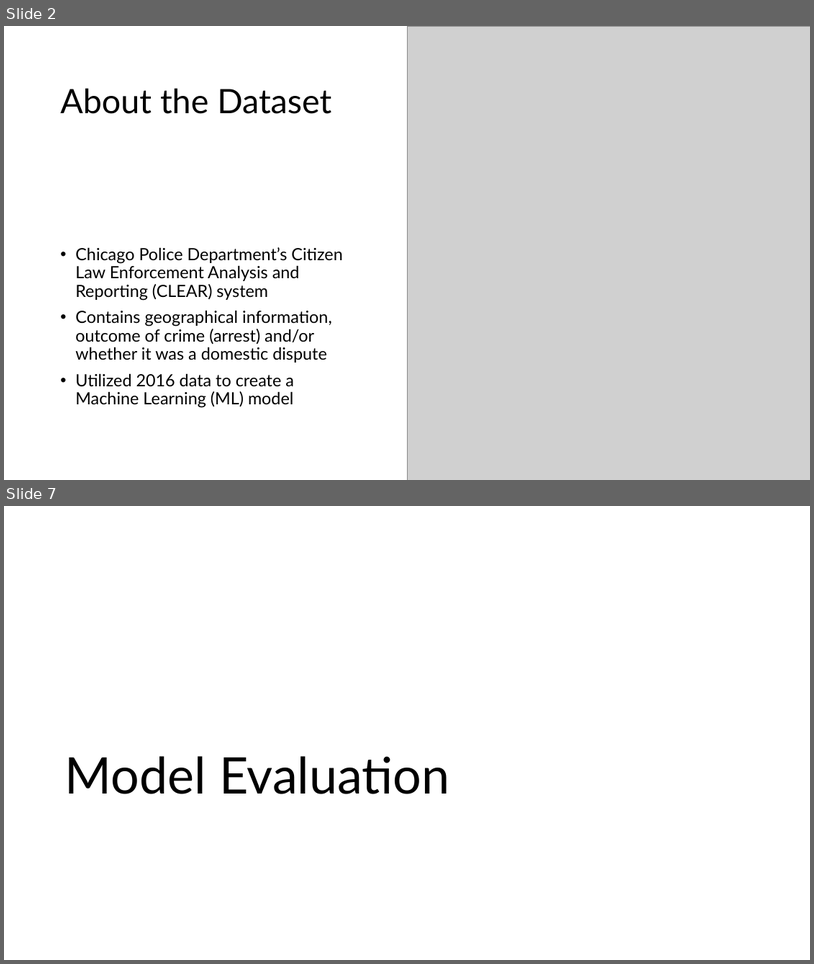
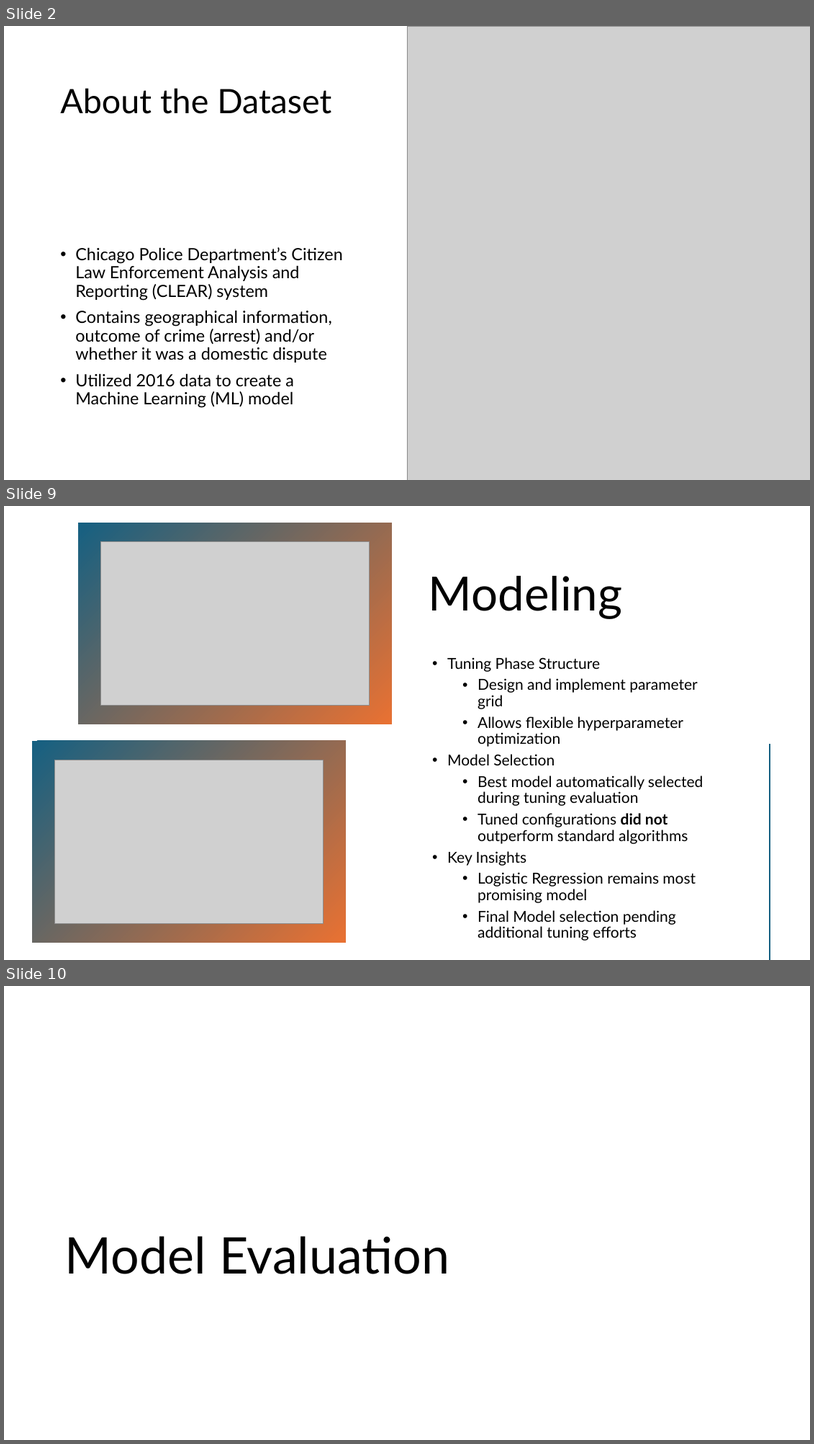
Before and after one commit to tkoche3/ISDS7075, a slide deck: ISDS 7075 Final Presentation.pptx. Shown one above the other, each under a label of ours: slides 2 and 7 before the commit, slides 2, 9 and 10 after it; the slides between them are not shown. The pictures are 814x964 and 814x1444 pixels, drawn with LibreOffice and Linux fonts; fonts in the diff are those of the drawing; grey boxes stand for pictures. Boxes give left, top, right and bottom in pixels: in the first picture for what was removed or moved away, otherwise in the second. Text is boxed around its words. In the diff, an @@ line names an element or a change of style, - is before the commit and + after.

```diff
--- a/ISDS 7075 Final Presentation.pptx
+++ b/ISDS 7075 Final Presentation.pptx
@@ slide 9 added at (4,506,810,960), background #FFFFFF @@
@@ rectangle added at (78,523,392,724), fill gradient #156082 to #E97132 @@
@@ picture added at (100,542,369,705) @@
@@ title added at (429,576,622,619), 56 pt, text #000000 @@
+Modeling
@@ text added at (448,657,704,940), 18 pt, text #000000 @@
+• Tuning Phase Structure
+  • Design and implement parameter grid
+  • Allows flexible hyperparameter optimization
+• Model Selection
+  • Best model automatically selected during tuning evaluation
+  • Tuned configurations did not outperform standard algorithms
+• Key Insights
+  • Logistic Regression remains most promising model
+  • Final Model selection pending additional tuning efforts
@@ rectangle added at (32,741,346,942), fill gradient #156082 to #E97132 @@
@@ picture added at (55,759,323,923) @@
@@ line added from (771, 745) to (771, 959), #E97132 2 pt @@
@@ what was slide 7 is now slide 10 @@
```
Also in this commit, not shown: 4 slides changed, 3 other slides added, 1 slide removed.
